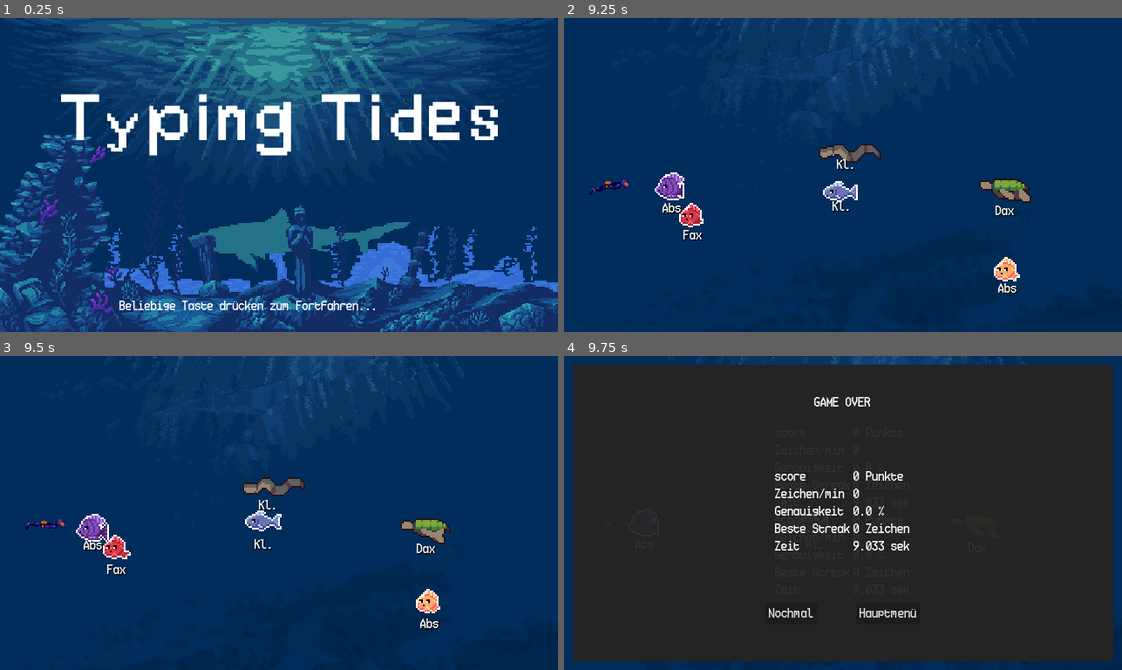
Above: before the commit, frames 1-4 (two rows, left to right).
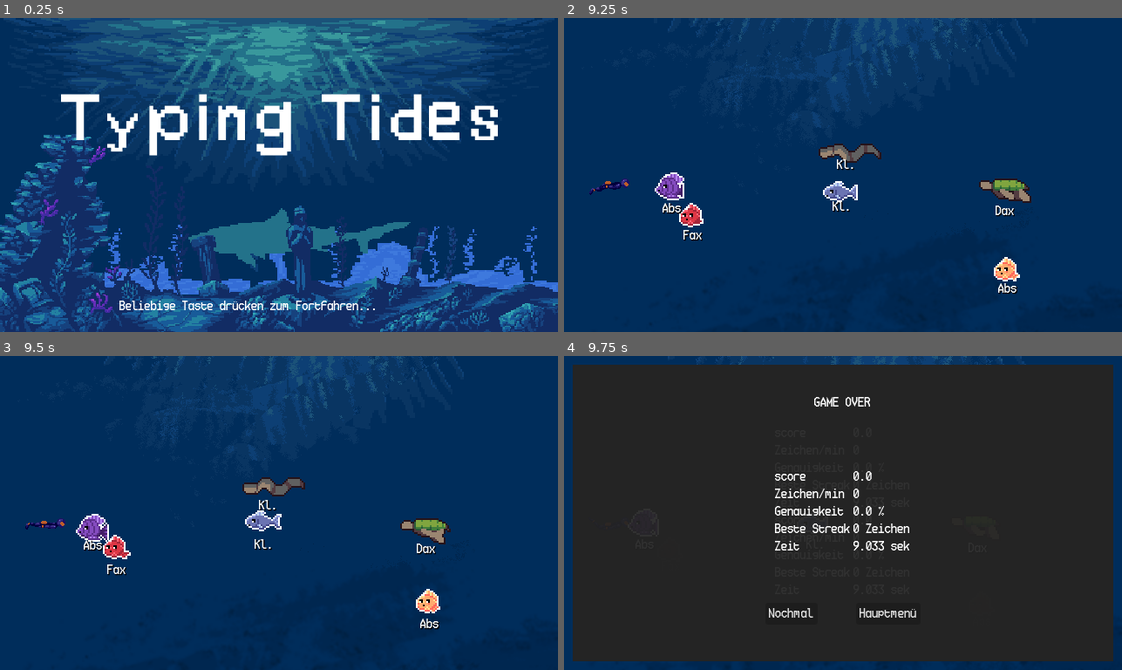
Above: after the commit, the same moments.

Repository: lehmius/typing-tides
Game: Godot game, scene res://scenes/game_state_handler.tscn
Same seed, same stepped clock (60 frames per second), same inputs: the game is played once before the commit and once after it. This scene is started directly instead of the project's main scene. The engine's default icon, where the game draws it, is replaced by a stand-in: a white triangle on a blue panel in a dark square.
Inputs (mouse positions are in pixels of both pictures, inside the frame that each line leads up to):
- Up to frame 1 (0.25 s): no input
- Up to frame 2 (9.25 s): tap Enter at 0.5 s; move the mouse to (965, 159) at 0.52 s; click (965, 159) at 0.67 s; move the mouse to (731, 190) at 1.27 s; click (731, 190) at 1.42 s; move the mouse to (898, 105) at 2.02 s; click (898, 105) at 2.17 s; move the mouse to (815, 237) at 2.77 s; click (815, 237) at 2.92 s; move the mouse to (1010, 222) at 3.52 s; click (1010, 222) at 3.67 s; move the mouse to (675, 127) at 4.27 s; click (675, 127) at 4.42 s; move the mouse to (870, 175) at 5.02 s; click (870, 175) at 5.17 s; move the mouse to (759, 96) at 5.77 s; click (759, 96) at 5.92 s; move the mouse to (965, 159) at 6.52 s; click (965, 159) at 6.67 s; move the mouse to (731, 190) at 7.27 s; click (731, 190) at 7.42 s; move the mouse to (898, 105) at 8.02 s; click (898, 105) at 8.17 s; move the mouse to (815, 237) at 8.77 s; click (815, 237) at 8.92 s
- Up to frame 3 (9.5 s): no input
- Up to frame 4 (9.75 s): move the mouse to (1010, 560) at 9.52 s; click (1010, 560) at 9.67 s

Frames 1-3 are identical in both runs. In frame 4, 0.1% of the frame differs, in the area x 53-61%, y 36-40%.

Commit message:
Change option menu info, Add score multiplier based on difficulty

Diff:
--- a/scenes/options.tscn
+++ b/scenes/options.tscn
@@ -54,7 +54,9 @@
 offset_top = 161.0
 offset_right = 187.0
 offset_bottom = 178.0
-text = "Leicht"
+text = "Leicht
+0.25x"
+horizontal_alignment = 1
 
 [node name="Label5" type="Label" parent="."]
 layout_mode = 0
@@ -62,7 +64,9 @@
 offset_top = 162.0
 offset_right = 352.0
 offset_bottom = 179.0
-text = "Medium"
+text = "Medium
+1x"
+horizontal_alignment = 1
 
 [node name="Label6" type="Label" parent="."]
 layout_mode = 0
@@ -70,7 +74,9 @@
 offset_top = 162.0
 offset_right = 527.0
 offset_bottom = 179.0
-text = "Schwer"
+text = "Schwer
+2x"
+horizontal_alignment = 1
 
 [node name="Label2" type="Label" parent="."]
 layout_mode = 0
--- a/scripts/enemy.gd
+++ b/scripts/enemy.gd
@@ -134,5 +134,5 @@
 	else:
 		maxProgress=1
 	relativeProgress=clamp(relativeProgress,0.1,maxProgress)
-	var speedToSet=(baseSpeed+relativeProgress*150)*clamp(GlobalState.difficulty/50,0.25,10)
+	var speedToSet=(baseSpeed+relativeProgress*150)*clamp(GlobalState.difficulty/50,0.25,2)
 	speed=speedToSet
--- a/scripts/game_state_handler.gd
+++ b/scripts/game_state_handler.gd
@@ -429,7 +429,6 @@
 		enemySpawnTimer.stop()
 		enemySpawnTimer.wait_time=min(0.95*lastTTK,enemySpawnTimerDuration)
 		enemySpawnTimer.start() # Reset the spawn timer
-		#TODO: dynamically change spawn timer based on player performance
 		# Semi inplemented, very basic logic so far, should take into account word difficulty too.
 
 ## Cleans up enemies, enemy references etc.
--- a/scripts/score_label.gd
+++ b/scripts/score_label.gd
@@ -10,6 +10,7 @@
 ## @param playerPerformanceMetrcis: Dictionary containing the player stats
 ## @returns: void
 func _on_playerPerformanceMetrics(playerPerformanceMetrics: Dictionary) -> void:
+	playerPerformanceMetrics["score"]=float(playerPerformanceMetrics["score"])*clamp(GlobalState.difficulty/50,0.25,2)
 	append_text("""[center][table=2]
 	[cell][left]score[/left][/cell][cell][left]{score}[/left][/cell]
 	[cell][left]Zeichen/min[/left][/cell][cell][left]{charactersPerMinute}[/left][/cell]
